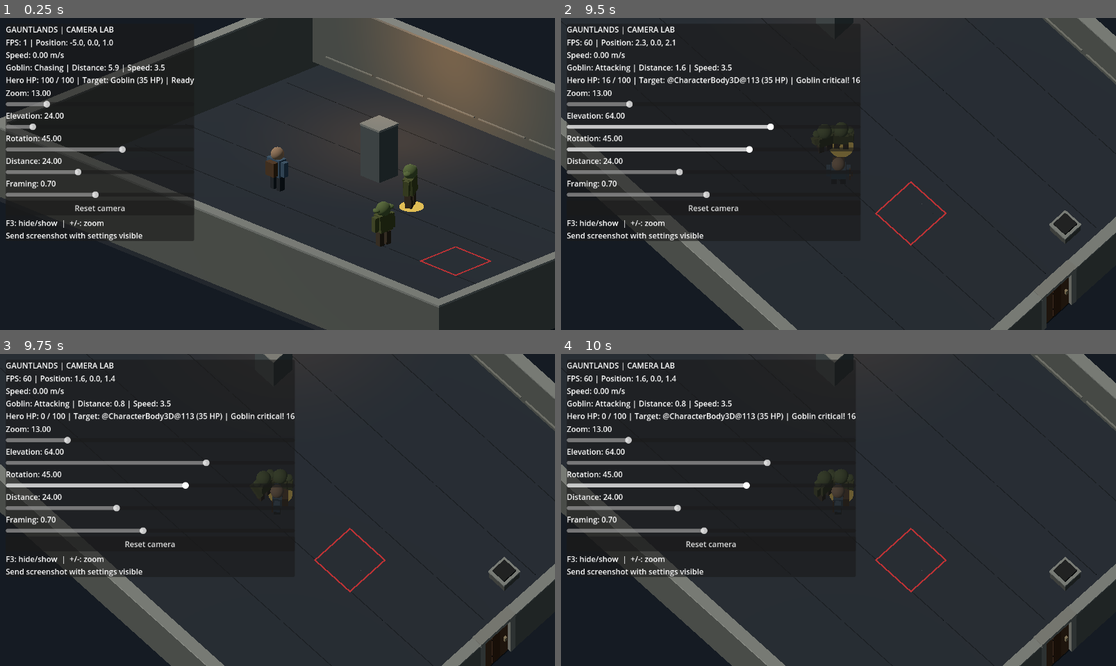
Above: before the commit, frames 1-4 (two rows, left to right).
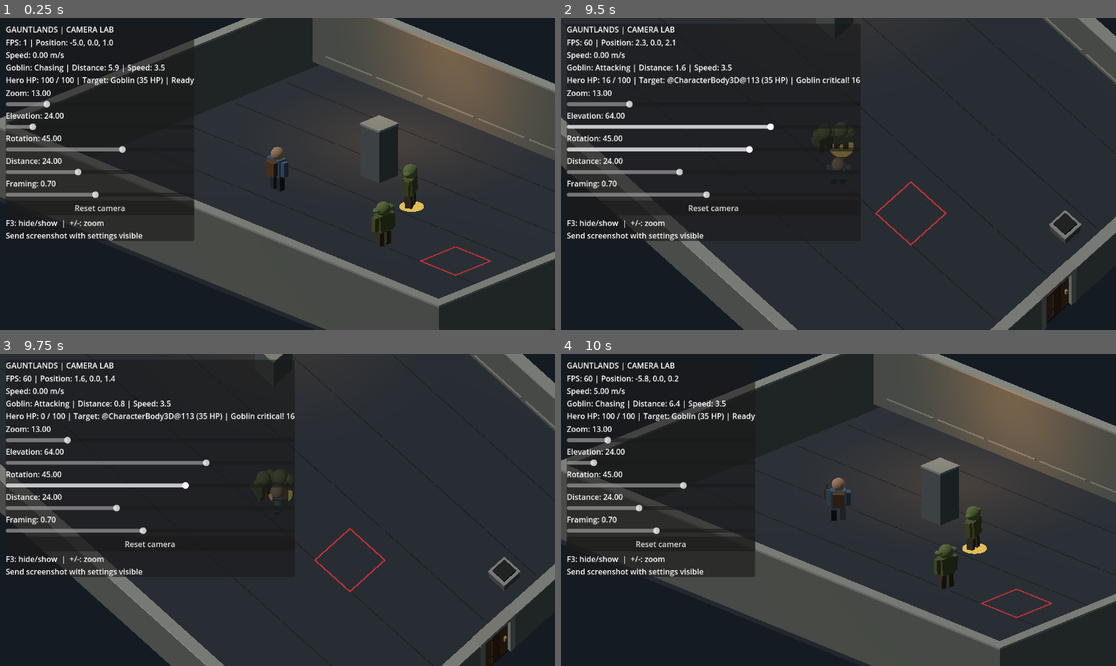
Above: after the commit, the same moments.

Repository: Jonty303/Project-Gauntlands
Game: Godot game, scene res://scenes/experiment_25d.tscn
The game is run twice, just before and just after one commit, with the same random seed, the same clock (stepped at 60 frames per second) and the same inputs. This scene is started directly instead of the project's main scene.
Inputs (mouse positions are in pixels of both pictures, inside the frame that each line leads up to):
- Up to frame 1 (0.25 s): no input
- Up to frame 2 (9.5 s): tap Enter (ui_accept) at 0.5, 0.77, 3.77, 6.77 s; move the mouse to (960, 158) at 0.52 s; hold D (move_right) 0.53-1.25 s; hold R 0.53-1.25 s; click (960, 158) at 0.67 s; drag from (727, 189) to (810, 236) at 1.27 s; move the mouse to (894, 105) at 2.02 s; hold D (move_right) 2.03-2.75 s; hold R 2.03-2.75 s; tap E (target_next) at 2.1, 6.6 s; drag from (810, 236) to (672, 127) at 2.77 s; move the mouse to (1005, 220) at 3.52 s; hold A (move_left) 3.53-4.25 s; hold R 3.53-4.25 s; tap Tab (weapon_toggle) at 3.6, 8.1 s; drag from (672, 127) to (755, 96) at 4.27 s; move the mouse to (866, 174) at 5.02 s; hold S (move_down) 5.03-5.75 s; hold R 5.03-5.75 s; click (866, 174) at 5.17 s; drag from (755, 96) to (727, 189) at 5.77 s; move the mouse to (960, 158) at 6.52 s; hold W (move_up) 6.53-7.25 s; hold R 6.53-7.25 s; drag from (727, 189) to (810, 236) at 7.27 s; move the mouse to (894, 105) at 8.02 s; hold S (move_down) 8.03-8.75 s; hold R 8.03-8.75 s; drag from (810, 236) to (672, 127) at 8.77 s
- Up to frame 3 (9.75 s): move the mouse to (444, 556) at 9.52 s; hold W (move_up) from 9.53 s (still down); hold R from 9.53 s (still down); click (444, 556) at 9.67 s
- Up to frame 4 (10 s): keep holding W (move_up); keep holding R; tap Enter (ui_accept) at 9.77 s

Frames 1-3 are identical in both runs. In frame 4, 33% of the frame differs, in the area x 0-100%, y 0-100%.

Commit message:
Allow restarting the 2.5D encounter with R after hero death

Diff:
--- a/scripts/experiment_25d.gd
+++ b/scripts/experiment_25d.gd
@@ -254,6 +254,8 @@
 
 func _physics_process(delta: float) -> void:
     if hero_dead:
+        if Input.is_key_pressed(KEY_R):
+            get_tree().reload_current_scene()
         return
     var direction := Input.get_vector("move_left","move_right","move_up","move_down")
     # Screen-relative movement: derive the ground-plane axes from the camera.
